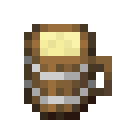
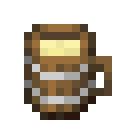
Revision of a layered 128 × 128 image; what changed, layer by layer:
painted on "Liquid" over <box>40,32,80,48</box>
